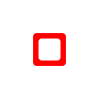
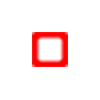
Revision of a layered w=100, h=100 image; what changed, layer by layer:
renamed "Shape 1" to "Layer 1", painted on it over [32, 32, 68, 67]
